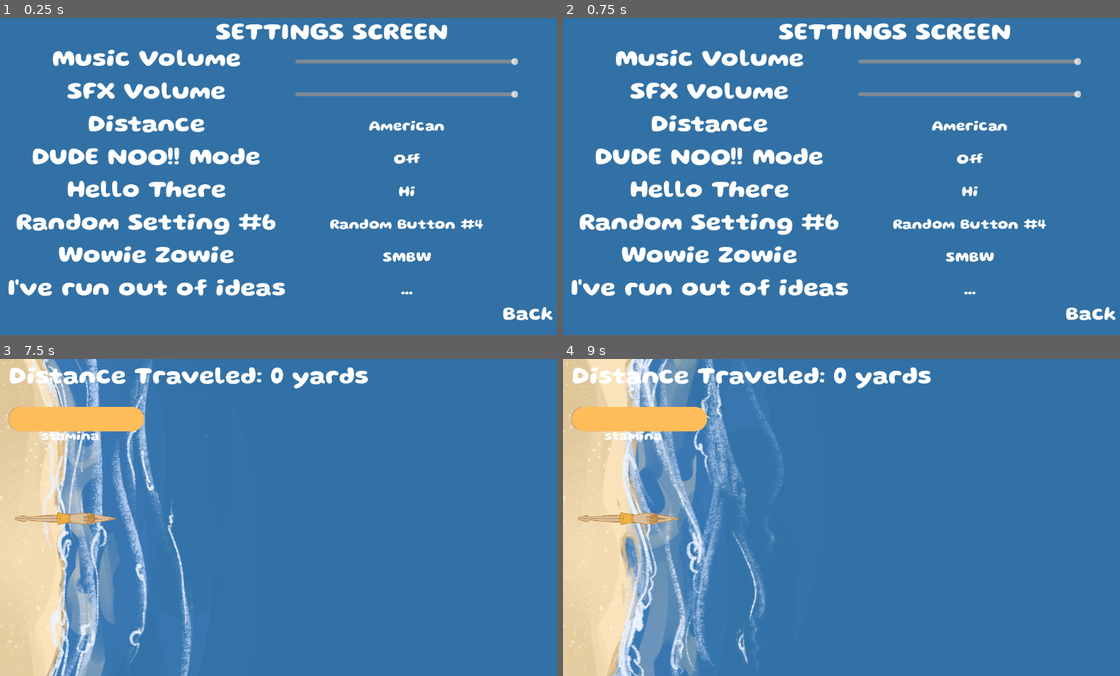
Above: before the commit, frames 1-4 (two rows, left to right).
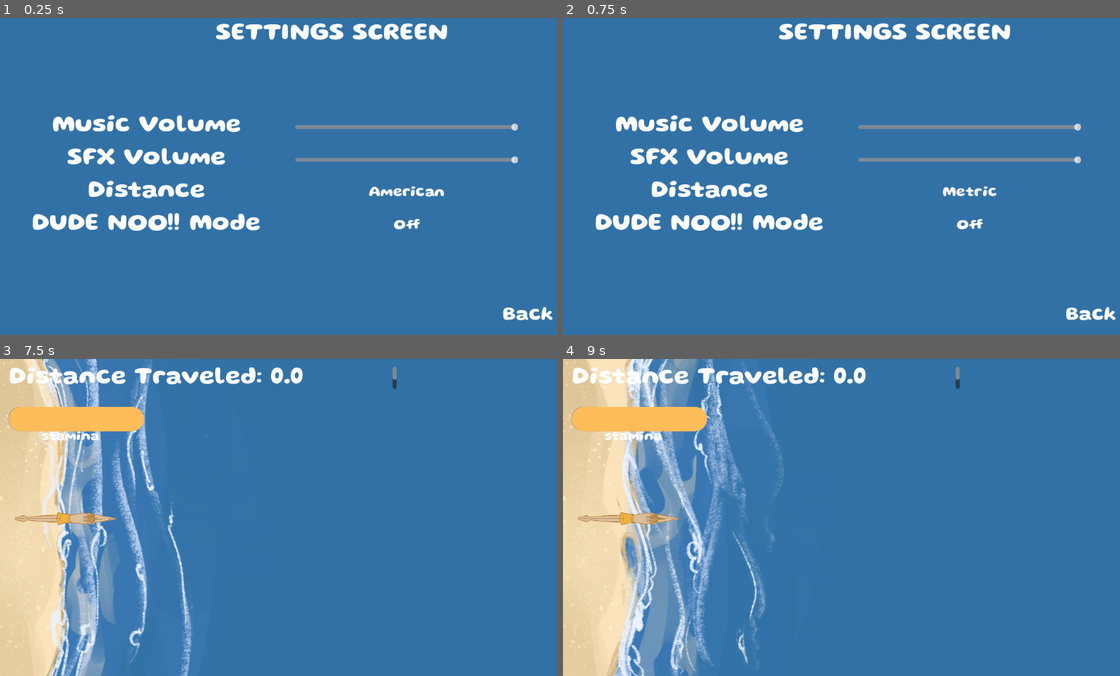
Above: after the commit, the same moments.

Repository: sophieTheProgrammer/microjam-island-61
Game: Godot game, scene res://scenes/settings.tscn
Two runs of this game, one before a commit and one after it. Both use one fixed random seed, a clock stepped at 60 frames per second and the inputs below. This scene is started directly instead of the project's main scene. Sound files missing from this copy of the repository are replaced by a short silence.
Inputs (mouse positions are in pixels of both pictures, inside the frame that each line leads up to):
- Up to frame 1 (0.25 s): no input
- Up to frame 2 (0.75 s): click (969, 192) at 0.5 s, where only the run before the commit has a clickable "Hi"
- Up to frame 3 (7.5 s): click (406, 565) at 1.25 s, where only the run before the commit has a clickable "Random Button #4"; click (406, 599) at 2 s, where only the run before the commit has a clickable "SMBW"; click (406, 631) at 2.75 s, where only the run before the commit has a clickable "..."; click "American" (after the commit: "Metric") at 3.5 s; click "Metric" (after the commit: "American") at 4.25 s; click "Off" (after the commit: "On") at 5 s; click "On" (after the commit: "Off") at 5.75 s; click "Back" at 6.5 s; click "quickstart" at 7.25 s
- Up to frame 4 (9 s): tap Enter (ui_accept) at 8, 8.27 s; move the mouse to (969, 501) at 8.02 s; click (969, 501) at 8.1 s; move the mouse to (730, 533) at 8.77 s; hold Down (down) from 8.78 s (still down); click (730, 533) at 8.85 s

The runs differ from the first frame. In frame 1, 11% of the frame differs, in the area x 1-94%, y 10-88%; in frame 2, 11%; in frame 3, 0.5%; in frame 4, 0.5%.

Commit message:
better settings and ui chanbe

Diff:
--- a/other/default.tres
+++ b/other/default.tres
@@ -1,6 +1,6 @@
 [gd_resource type="Theme" format=3 uid="uid://dn4leoiqtpx61"]
 
-[ext_resource type="StyleBox" uid="uid://c4kuvek6taibm" path="res://defaultbox.tres" id="1_l4auq"]
+[ext_resource type="StyleBox" uid="uid://c4kuvek6taibm" path="res://other/defaultbox.tres" id="1_l4auq"]
 [ext_resource type="FontFile" uid="uid://bqh65u8g6poed" path="res://other/OurAwesomeGlutenFont.ttf" id="1_w2jdw"]
 
 [sub_resource type="StyleBoxFlat" id="StyleBoxFlat_rdli0"]
@@ -9,8 +9,6 @@
 content_margin_right = 4.0
 content_margin_bottom = 4.0
 bg_color = Color(0.20784314, 0.20784314, 0.20784314, 0)
-border_width_top = 25
-border_width_bottom = 25
 border_color = Color(0.8, 0, 0.8, 0)
 corner_radius_top_left = 3
 corner_radius_top_right = 3
--- a/scenes/settings.tscn
+++ b/scenes/settings.tscn
@@ -46,34 +46,10 @@
 text = "Distance"
 horizontal_alignment = 1
 
-[node name="RichTextLabel4" type="RichTextLabel" parent="VBoxContainer" unique_id=1445906470]
+[node name="dude no" type="RichTextLabel" parent="VBoxContainer" unique_id=1445906470]
 custom_minimum_size = Vector2(0, 50)
 layout_mode = 2
 text = "DUDE NOO!! Mode"
-horizontal_alignment = 1
-
-[node name="RichTextLabel5" type="RichTextLabel" parent="VBoxContainer" unique_id=744949563]
-custom_minimum_size = Vector2(0, 50)
-layout_mode = 2
-text = "Hello There"
-horizontal_alignment = 1
-
-[node name="RichTextLabel6" type="RichTextLabel" parent="VBoxContainer" unique_id=297911194]
-custom_minimum_size = Vector2(0, 50)
-layout_mode = 2
-text = "Random Setting #6"
-horizontal_alignment = 1
-
-[node name="RichTextLabel7" type="RichTextLabel" parent="VBoxContainer" unique_id=1751046073]
-custom_minimum_size = Vector2(0, 50)
-layout_mode = 2
-text = "Wowie Zowie"
-horizontal_alignment = 1
-
-[node name="RichTextLabel8" type="RichTextLabel" parent="VBoxContainer" unique_id=56146395]
-custom_minimum_size = Vector2(0, 50)
-layout_mode = 2
-text = "I've run out of ideas"
 horizontal_alignment = 1
 
 [node name="VBoxContainer2" type="VBoxContainer" parent="." unique_id=367029549]
@@ -109,34 +85,6 @@
 text = "Off"
 expand_icon = true
 
-[node name="Button5" type="Button" parent="VBoxContainer2" unique_id=1358085391]
-custom_minimum_size = Vector2(0, 50)
-layout_mode = 2
-theme_override_font_sizes/font_size = 30
-text = "Hi"
-expand_icon = true
-
-[node name="Button6" type="Button" parent="VBoxContainer2" unique_id=820388761]
-custom_minimum_size = Vector2(0, 50)
-layout_mode = 2
-theme_override_font_sizes/font_size = 30
-text = "Random Button #4"
-expand_icon = true
-
-[node name="Button7" type="Button" parent="VBoxContainer2" unique_id=1870958681]
-custom_minimum_size = Vector2(0, 50)
-layout_mode = 2
-theme_override_font_sizes/font_size = 30
-text = "SMBW"
-expand_icon = true
-
-[node name="Button8" type="Button" parent="VBoxContainer2" unique_id=1964221358]
-custom_minimum_size = Vector2(0, 50)
-layout_mode = 2
-theme_override_font_sizes/font_size = 30
-text = "..."
-expand_icon = true
-
 [connection signal="button_down" from="BackButton" to="." method="_button_down" flags=18]
 [connection signal="pressed" from="BackButton" to="." method="_button_pressed" flags=18]
 [connection signal="value_changed" from="VBoxContainer2/Music Slider" to="." method="_slider_value_changed" flags=18]
--- a/scenes/ui.tscn
+++ b/scenes/ui.tscn
@@ -11,6 +11,7 @@
 script = ExtResource("1_nt7q6")
 
 [node name="Fade" parent="." unique_id=383164694 instance=ExtResource("2_yev5y")]
+visible = true
 
 [node name="end screen" parent="." unique_id=101591616 instance=ExtResource("2_x4jx1")]
 
Renamed: defaultbox.tres -> other/defaultbox.tres
